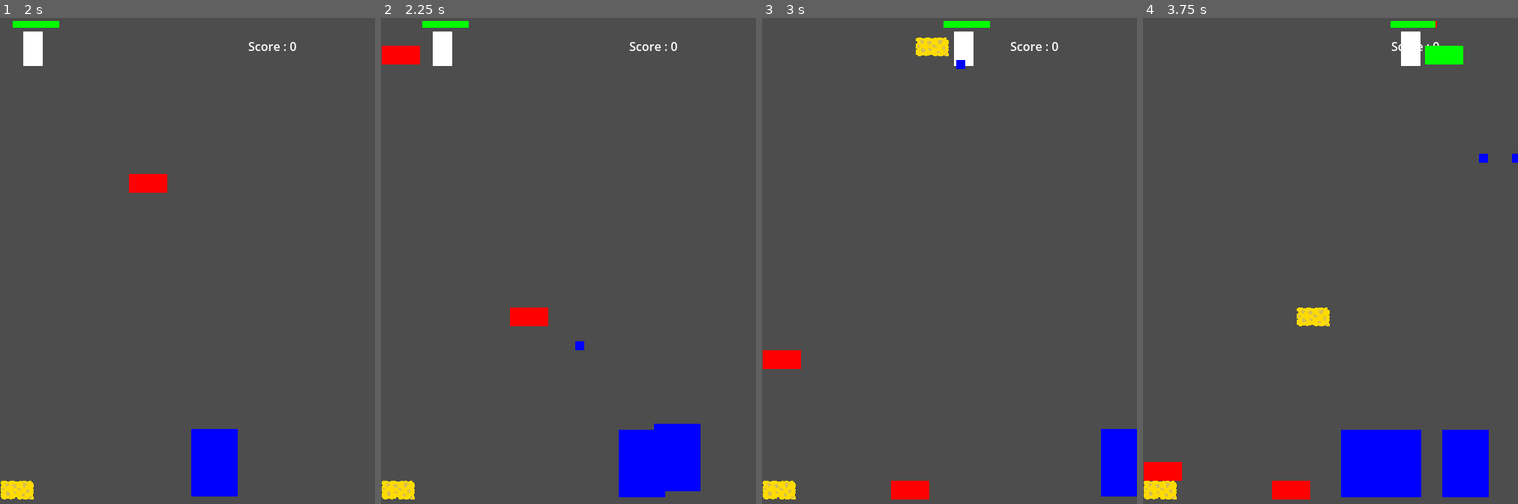
Above: before the commit, frames 1-4 (left to right).
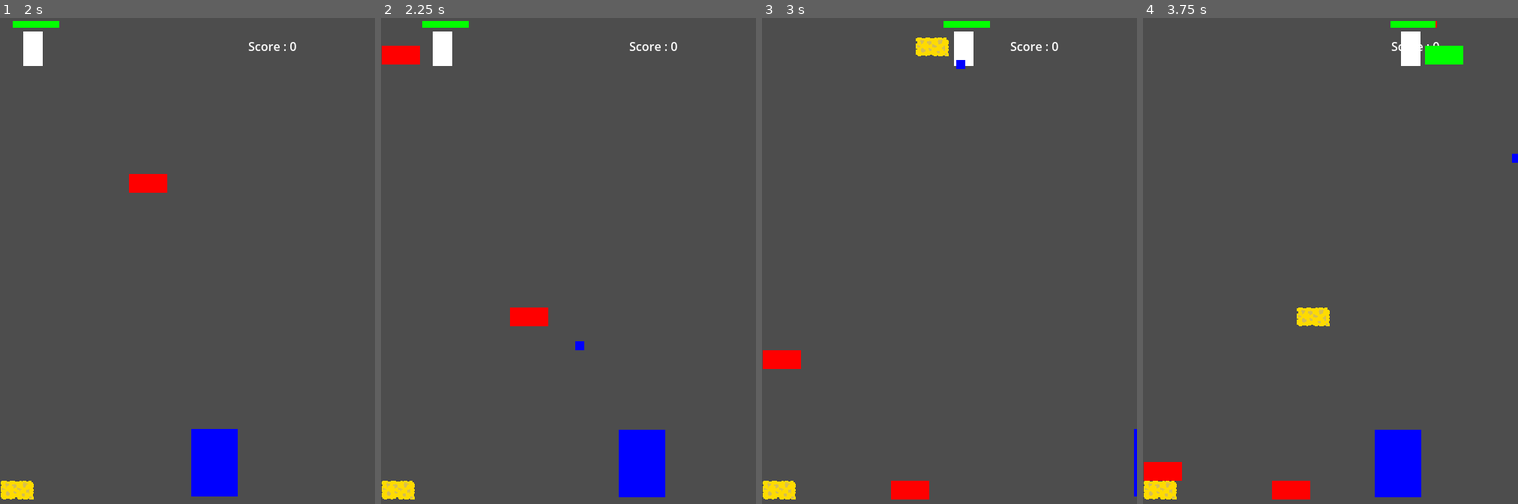
Above: after the commit, the same moments.

Repository: SH312-code/sdc-game_jam-2
Game: Godot game, scene res://Scenes/main.tscn
Same seed, same stepped clock (60 frames per second), same inputs: the game is played once before the commit and once after it.
Inputs:
- Up to frame 1 (2 s): tap Enter at 0.5 s; hold Right (ui_right) 0.53-1.28 s; hold Space (Space_key) 0.53-1.28 s; hold Left (ui_left) from 1.28 s (still down); tap Space (Space_key) at 1.35 s
- Up to frame 2 (2.25 s): release Left (ui_left) at 2.03 s; hold Right (ui_right) from 2.03 s (still down); hold Space (Space_key) from 2.03 s (still down)
- Up to frame 3 (3 s): keep holding Right (ui_right); release Space (Space_key) at 2.78 s; tap Space (Space_key) at 2.85 s
- Up to frame 4 (3.75 s): release Right (ui_right) at 3.53 s; hold Left (ui_left) from 3.53 s (still down); hold Space (Space_key) from 3.53 s (still down)

Frame 1 is identical in both runs. In frame 2, 1.3% of the frame differs, in the area x 72-86%, y 83-98%; in frame 3, 1.2%; in frame 4, 3.0%, in the area x 52-93%, y 27-99%.

Commit message:
Add files via upload

Diff:
--- a/Scenes/shooting_enemy.tscn
+++ b/Scenes/shooting_enemy.tscn
@@ -26,7 +26,6 @@
 
 [node name="CollisionShape2D" type="CollisionShape2D" parent="Area2D_for_damage"]
 position = Vector2(0.00806445, -0.466667)
-scale = Vector2(1, 1)
 shape = SubResource("RectangleShape2D_428wb")
 
 [node name="Area2D2" type="Area2D" parent="."]
--- a/Scripts/Hand.gd
+++ b/Scripts/Hand.gd
@@ -7,9 +7,9 @@
 var regex = RegEx.new()
 var old_areas = []
 signal health_changed
-var can_shoot = true
-var left = false
-var right = false
+var can_shoot: bool = true
+var left: bool = false
+var right: bool = false
 signal game_lost
 #This gets the sprites that are not in the scene
 @onready var block = preload("res://Scenes/earth_brick.tscn")
--- a/Scripts/main.gd
+++ b/Scripts/main.gd
@@ -1,6 +1,6 @@
 extends Node2D
 var score = 0
-var max_enemy = 10
+var max_enemy = 6
 @onready var enemy = preload("res://Scenes/shooting_enemy.tscn")
 var dt = 0
 var game = true
@@ -14,7 +14,6 @@
 	#print(get_child_count(false))
 	if dt > 1 and game and get_child_count(false) < max_enemy: # This is to prevent 30 enemys on the field in the begining, diffictlty climbs with experince and also bricks count as childeren
 		dt -= 1
-		max_enemy += 1
 		#spawn new enemy
 		var hold = enemy.instantiate()
 		hold.died.connect(update_score)
@@ -27,6 +26,7 @@
 func update_score():
 	#print("Changed") # https://docs.godotengine.org/en/stable/getting_started/first_2d_game/06.heads_up_display.html
 	score += 1
+	max_enemy += 1
 	$Label.text = "Score: " + str(score)
 func end(): # I can't figure out if Godot has lambda so I just made a function to call
 	game = false
--- a/Scripts/shooting_enemy.gd
+++ b/Scripts/shooting_enemy.gd
@@ -1,35 +1,31 @@
 extends Node2D
 var direction = 1
 @onready var bullet = preload("res://Scenes/bullet.tscn")
-var dt =0
-var regex = RegEx.new()
-var regex2 = RegEx.new()
+var dt =0 #timer
+var regex = RegEx.new() # check string
+var regex2 = RegEx.new()# there are 2 strings that neeed to be chekced for diffrent criteria
 signal died
 # Called when the node enters the scene tree for the first time.
 func _ready() -> void:
 	modulate = Color(0,0,255)
-	regex.compile("^Area2D2")
-	regex2.compile("^Area2D_for_damage")
 
 # Called every frame. 'delta' is the elapsed time since the previous frame.
 func _process(delta: float) -> void:
 	dt += delta
-	position.x += 250 *delta*direction
-	if position.x > 500 or position.x < 0:
-		direction *= -1
-	if dt > 1:
+	position.x += 250 *delta*direction # moves the sprite
+	if position.x > 500 or position.x < 0: # checks if out of bounds
+		direction *= -1 # changes direction if out of bounds
+	if dt > 1: #spawns bullet every second
 		dt -= 1
 		var hold = bullet.instantiate()
 		hold.set_x_y(position.x, position.y)
 		get_tree().current_scene.add_child(hold)
-	for i in $Area2D_for_damage.get_overlapping_areas():
-		if not regex.search(str(i)):
-			died.emit()
-			#print("Killed")
-			queue_free()
-	if len($Area2D2.get_overlapping_areas()) != 0:
+	if len($Area2D_for_damage.get_overlapping_areas()) > 0: #checks for collions
+		died.emit()
+		queue_free()
+	if len($Area2D2.get_overlapping_areas()) != 0: # this allows the bricks to climb
 			position.y -= 1
-	else:
+	else: # prevents them standing on air
 		position.y += 1
 func set_x_y(x: float, y: float):
 	position = Vector2(x,y)
